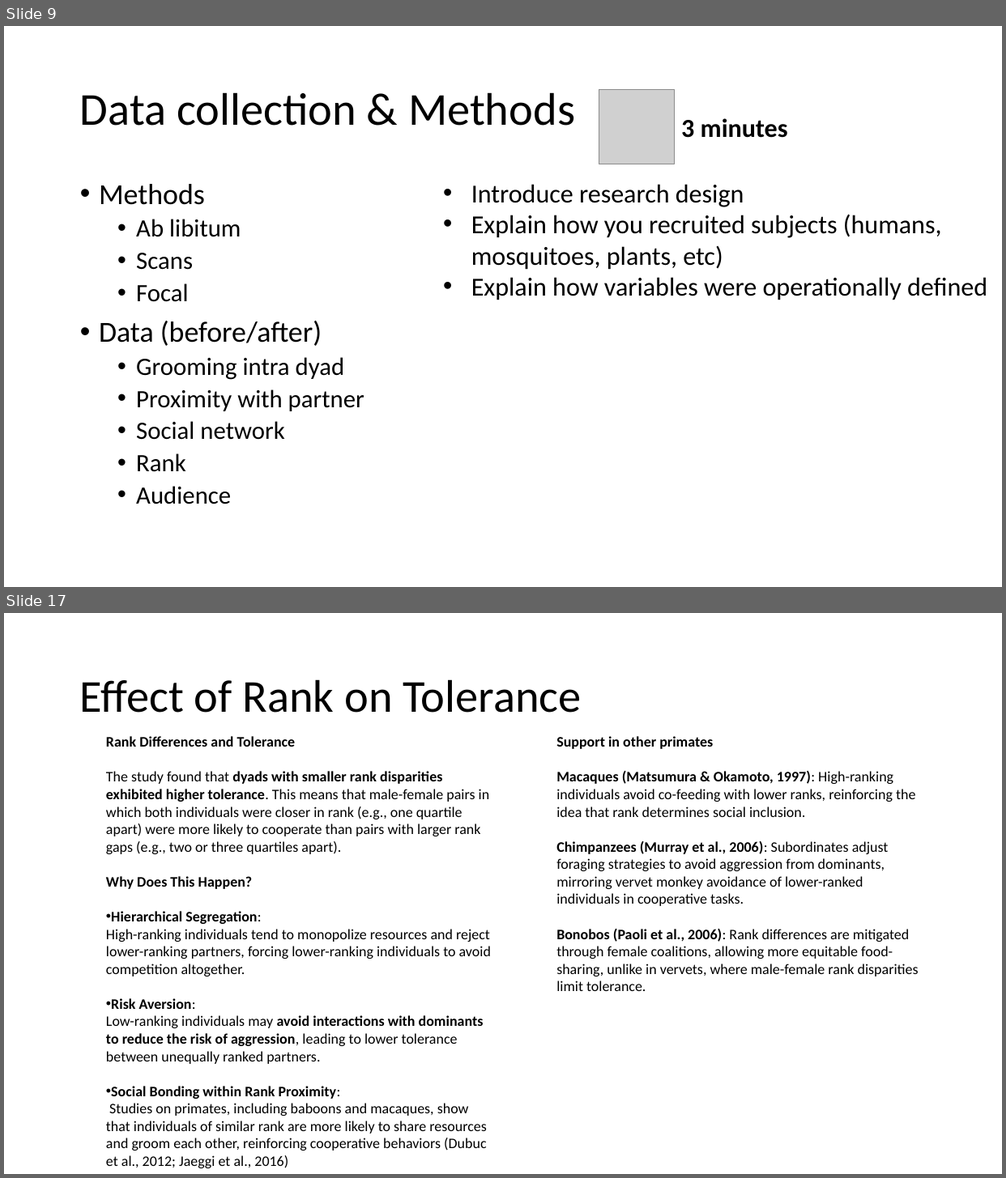
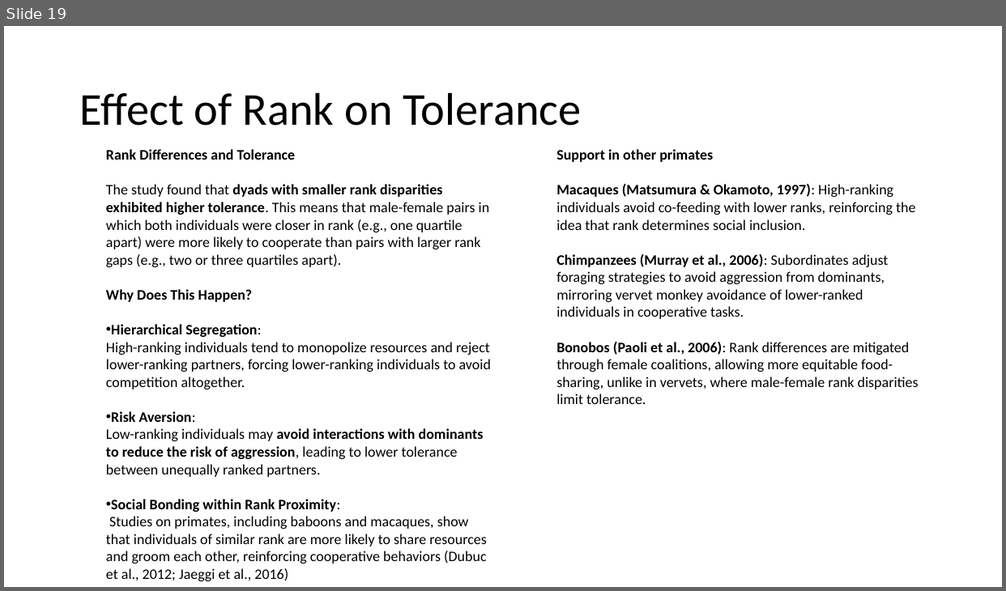
Before and after one commit to Makipurple3/IVPToleranceBex2223, a slide deck: M.AungKyaw_MaleFemaleToleranceInWildVervetMonkeys_Thesis.pptx. Shown one above the other, each under a label of ours: slides 9 and 17 before the commit, slide 19 after it; the slides between them are not shown. The pictures are 1006x1178 and 1006x591 pixels, drawn with LibreOffice and Linux fonts; fonts in the diff are those of the drawing; grey boxes stand for pictures. Boxes give left, top, right and bottom in pixels: in the first picture for what was removed or moved away, otherwise in the second. Text is boxed around its words. In the diff, an @@ line names an element or a change of style, - is before the commit and + after.

```diff
--- a/M.AungKyaw_MaleFemaleToleranceInWildVervetMonkeys_Thesis.pptx
+++ b/M.AungKyaw_MaleFemaleToleranceInWildVervetMonkeys_Thesis.pptx
@@ slide 9 removed at [4,26,1002,587], background #FFFFFF @@
@@ title removed at [80,92,575,126] @@
-Data collection & Methods
@@ picture removed at [599,90,674,165] @@
@@ text removed at [681,118,788,138] @@
-3 minutes
@@ text removed at [99,184,364,505] @@
-• Methods
-  • Ab libitum
-  • Scans
-  • Focal
-• Data (before/after)
-  • Grooming intra dyad
-  • Proximity with partner
-  • Social network
-  • Rank
-  • Audience
@@ text removed at [471,184,987,301] @@
-• Introduce research design
-• Explain how you recruited subjects (humans, mosquitoes, plants, etc)
-• Explain how variables were operationally defined
@@ what was slide 17 is now slide 19 @@
```
Also in this commit, not shown: 8 slides changed, 14 slides added, 14 other slides removed, 1 other file.
